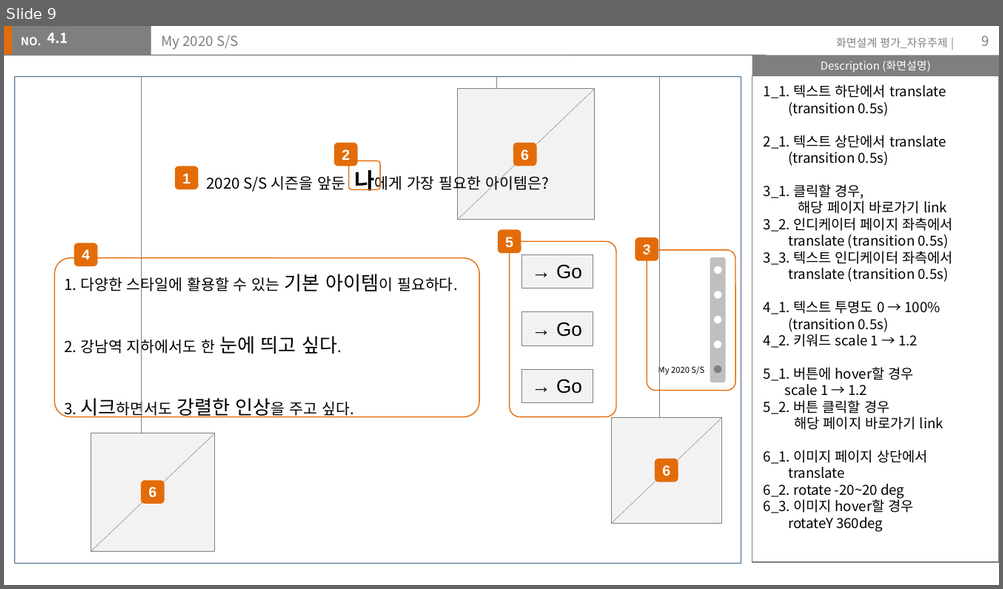
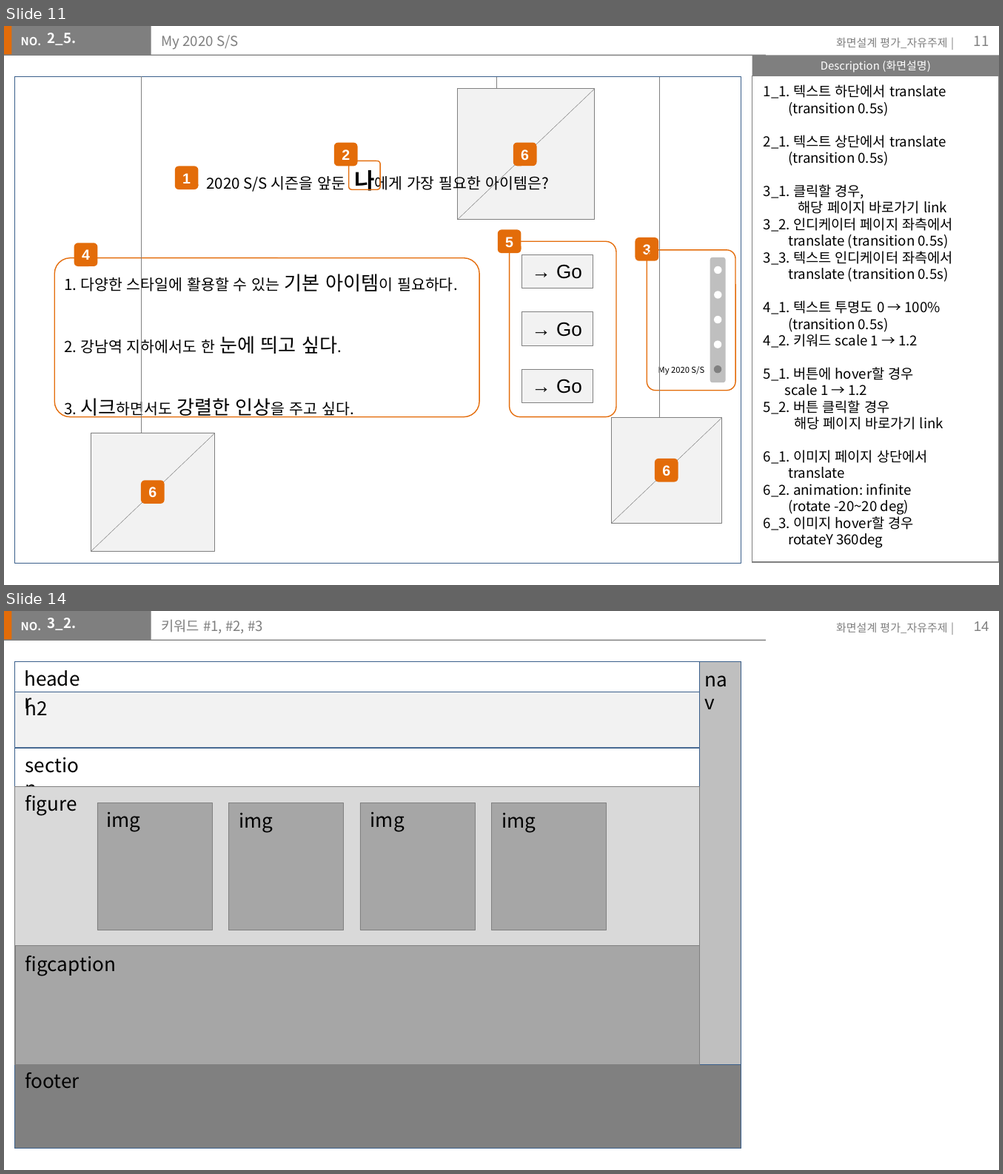
Before and after one commit to chaemilee9012/TIL2020, a slide deck: assignment/storyboard/이채미.pptx. Shown one above the other, each under a label of ours: slide 9 before the commit, slides 11 and 14 after it; the slides between them are not shown. The pictures are 1003x589 and 1003x1174 pixels, drawn with LibreOffice and Linux fonts; fonts in the diff are those of the drawing. Boxes give left, top, right and bottom in pixels: in the first picture for what was removed or moved away, otherwise in the second. Text is boxed around its words. In the diff, an @@ line names an element or a change of style, - is before the commit and + after.

```diff
--- a/assignment/storyboard/이채미.pptx
+++ b/assignment/storyboard/이채미.pptx
@@ slide 14 added at (x1=4, y1=611, x2=999, y2=1170), background #FFFFFF; not listed: 5 template elements that a slide beside it also shows @@
@@ text added at (x1=48, y1=618, x2=77, y2=630), 10 pt, text #FFFFFF, bold @@
+3_2.
@@ title added at (x1=162, y1=619, x2=263, y2=633), 10 pt, text #7F7F7F @@
+키워드 #1, #2, #3
@@ page number added at (x1=973, y1=621, x2=989, y2=631), 10 pt, text #7F7F7F @@
+14
@@ rectangle added at (x1=14, y1=662, x2=740, y2=1149), fill #FFFFFF, outline #3A5F8C 0.25 pt @@
@@ text added at (x1=14, y1=662, x2=96, y2=695), 14 pt, text #000000 @@
+header
@@ text added at (x1=695, y1=663, x2=747, y2=697), 14 pt, text #000000 @@
+nav
@@ rectangle added at (x1=699, y1=662, x2=740, y2=1065), fill #BFBFBF, outline #3A5F8C 0.25 pt @@
@@ rectangle added at (x1=14, y1=692, x2=699, y2=747), fill #F2F2F2, outline #3A5F8C 0.25 pt @@
@@ text added at (x1=15, y1=692, x2=59, y2=726), 14 pt, text #000000 @@
+h2
@@ rectangle added at (x1=14, y1=748, x2=699, y2=1032), fill #FFFFFF, outline #3A5F8C 0.25 pt @@
@@ text added at (x1=15, y1=748, x2=99, y2=782), 14 pt, text #000000 @@
+section
@@ rectangle added at (x1=14, y1=787, x2=699, y2=1065), fill #D9D9D9, outline #808080 0.25 pt @@
@@ text added at (x1=25, y1=795, x2=77, y2=816), 14 pt, text #000000 @@
+figure
@@ rectangle added at (x1=97, y1=803, x2=212, y2=930), fill #A6A6A6, outline #808080 0.25 pt @@
@@ rectangle added at (x1=229, y1=803, x2=343, y2=930), fill #A6A6A6, outline #808080 0.25 pt @@
@@ rectangle added at (x1=360, y1=803, x2=475, y2=930), fill #A6A6A6, outline #808080 0.25 pt @@
@@ rectangle added at (x1=492, y1=803, x2=606, y2=930), fill #A6A6A6, outline #808080 0.25 pt @@
@@ text added at (x1=106, y1=812, x2=140, y2=832), 14 pt, text #000000 @@
+img
@@ text added at (x1=239, y1=813, x2=273, y2=833), 14 pt, text #000000 @@
+img
@@ text added at (x1=370, y1=812, x2=404, y2=832), 14 pt, text #000000 @@
+img
@@ text added at (x1=501, y1=813, x2=535, y2=833), 14 pt, text #000000 @@
+img
@@ rectangle added at (x1=15, y1=946, x2=699, y2=1065), fill #A6A6A6, outline #808080 0.25 pt @@
@@ text added at (x1=25, y1=956, x2=116, y2=977), 14 pt, text #000000 @@
+figcaption
@@ rectangle added at (x1=14, y1=1065, x2=740, y2=1148), fill #808080, outline #3A5F8C 0.25 pt @@
@@ text added at (x1=25, y1=1073, x2=79, y2=1088), 14 pt, text #000000 @@
+footer
@@ what was slide 9 is now slide 11 @@
@@ slide 11 changed as well @@
@@ text at (x1=48, y1=33, x2=77, y2=45): text changed @@
-4.1
+2_5.
@@ page number at (x1=973, y1=36, x2=989, y2=46): text changed @@
-9
+11
@@ text at (x1=763, y1=484, x2=911, y2=515): text changed @@
-6_2. rotate -20~20 deg
+6_2. animation: infinite
+(rotate -20~20 deg)
```
Also in this commit, not shown: 7 other slides changed, 5 other slides added, 5 other files.
